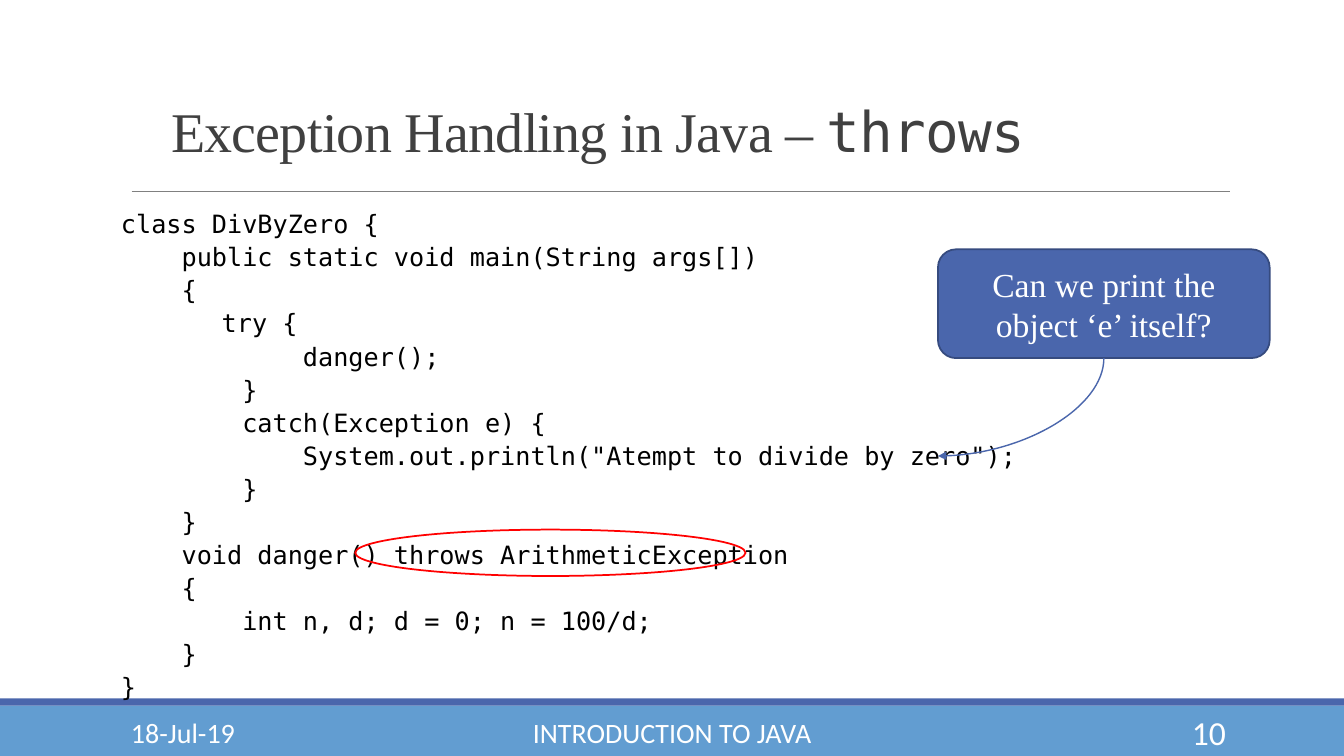
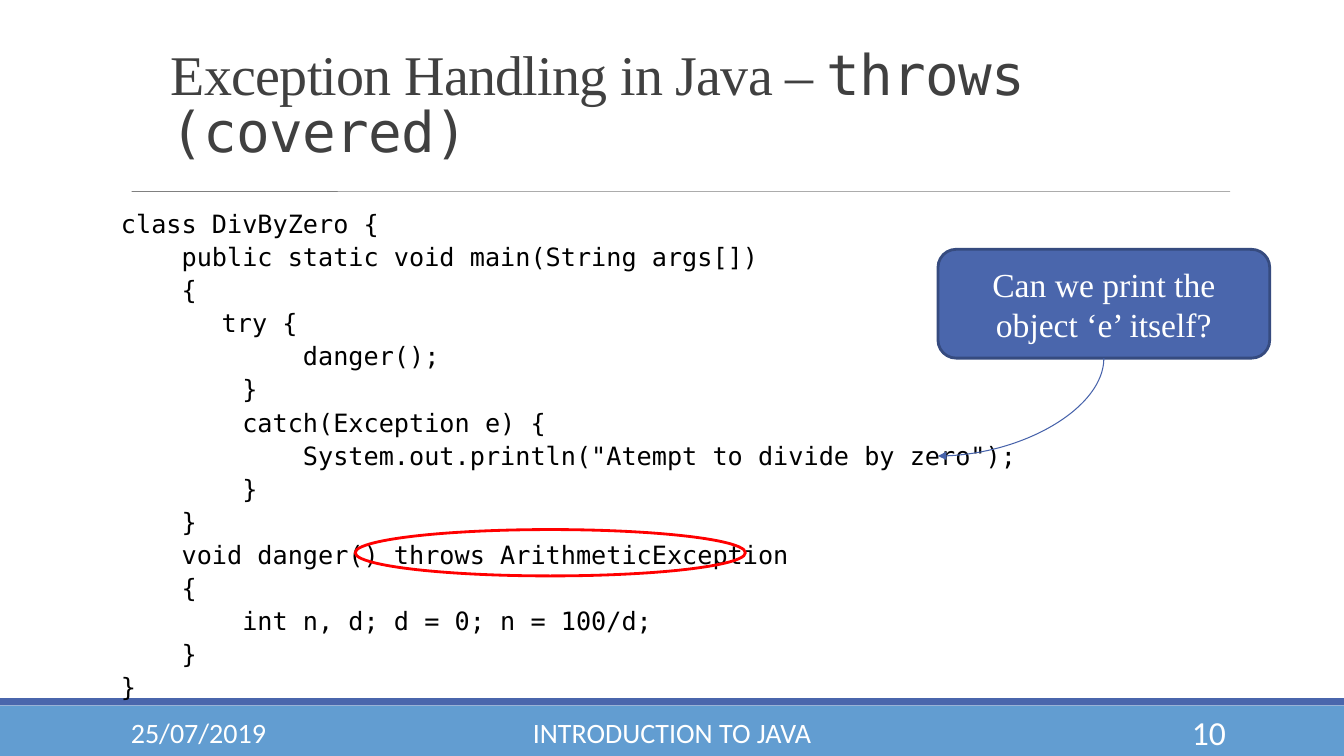
Before and after one commit to YashLele/JavaForWPU, a slide deck: slide 10 of Module 2A - Exception Handling.pptx. Drawn at 1344x756 pixels with LibreOffice and Linux fonts; fonts in the diff are those of the drawing; background and template pictures are left out. Boxes give left, top, right and bottom in pixels: in the first picture for what was removed or moved away, otherwise in the second. Text is boxed around its words. In the diff, an @@ line names an element or a change of style, - is before the commit and + after.

Commit message:
marked exceptions

```diff
--- a/Module 2A - Exception Handling.pptx
+++ b/Module 2A - Exception Handling.pptx
@@ text at [171, 52, 1026, 160]: text changed @@
-Exception Handling in Java – throws
+Exception Handling in Java – throws (covered)
@@ line (132, 192) - (1230, 192): stroke #808080 0.5 pt to #808080 0.51 pt @@
@@ ellipse at [355, 529, 745, 576]: outline #FF0000 1.25 pt to #FF0000 2 pt @@
@@ text at [131, 723, 266, 744]: text changed @@
-18-Jul-19
+25/07/2019
```
Also in this commit, not shown: 12 other slides changed.
